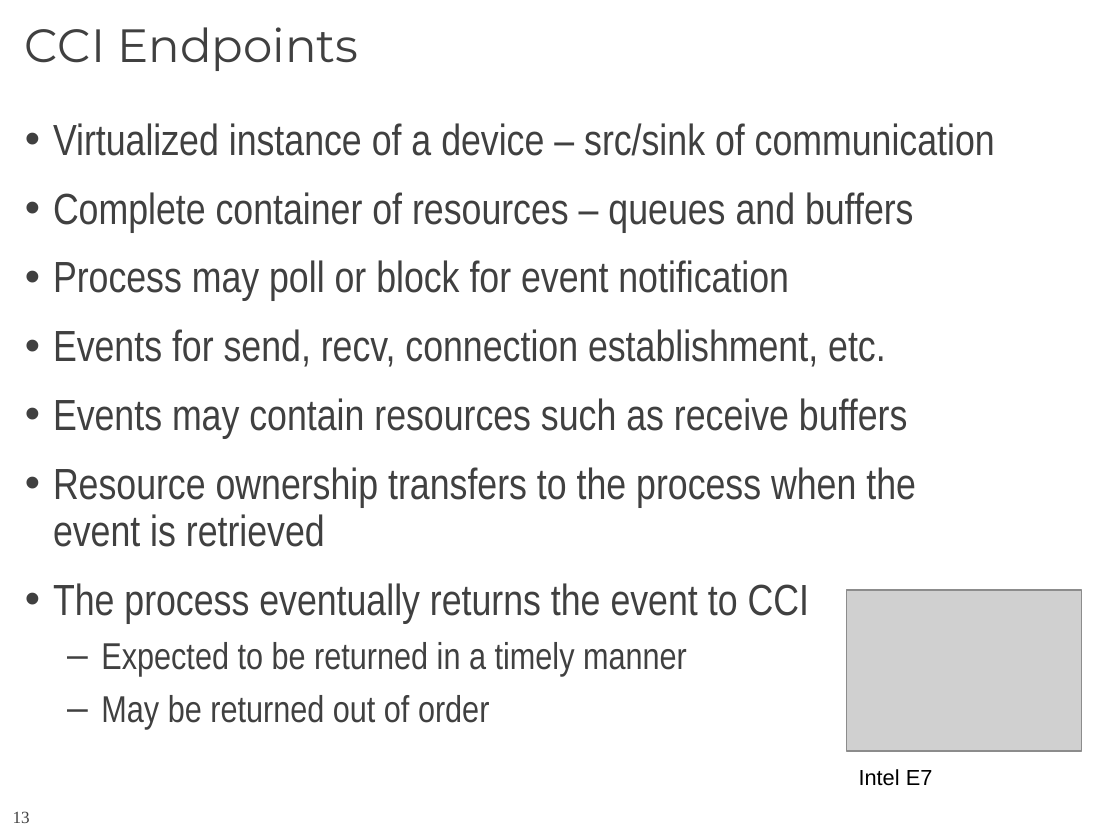
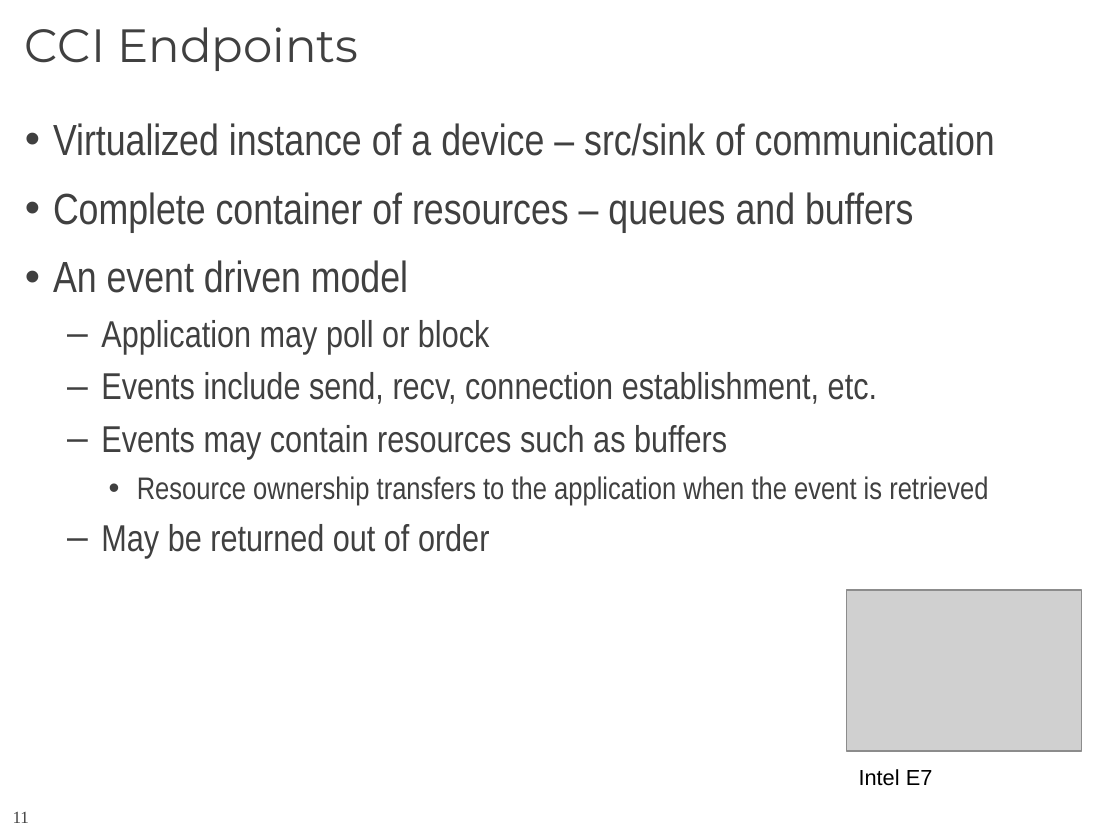
Before and after one commit to CCI/pub, a slide deck: slide 11 of slides/HotI-2011/2011-HotI-CCI-OLCF.pptx (slide 13 before the commit). Drawn at 1120x840 pixels with LibreOffice and Linux fonts; fonts in the diff are those of the drawing; grey boxes stand for pictures; background and template pictures are left out. Boxes give left, top, right and bottom in pixels: in the first picture for what was removed or moved away, otherwise in the second. Text is boxed around its words. In the diff, an @@ line names an element or a change of style, - is before the commit and + after.

```diff
--- a/slides/HotI-2011/2011-HotI-CCI-OLCF.pptx
+++ b/slides/HotI-2011/2011-HotI-CCI-OLCF.pptx
@@ text at (x1=53, y1=260, x2=988, y2=505): text changed; size 28 to 24 pt @@
-• Process may poll or block for event notification
-• Events for send, recv, connection establishment, etc.
-• Events may contain resources such as receive buffers
-• Resource ownership transfers to the process when the event is retrieved
-• The process eventually returns the event to CCI
-  – Expected to be returned in a timely manner
+• An event driven model
+  – Application may poll or block
+  – Events include send, recv, connection establishment, etc.
+  – Events may contain resources such as buffers
+    • Resource ownership transfers to the application when the event is retrieved
@@ page number at (x1=13, y1=812, x2=29, y2=823): text changed @@
-13
+11
```
Also in this commit, not shown: 8 other slides changed, 2 slides added, 3 slides removed.
